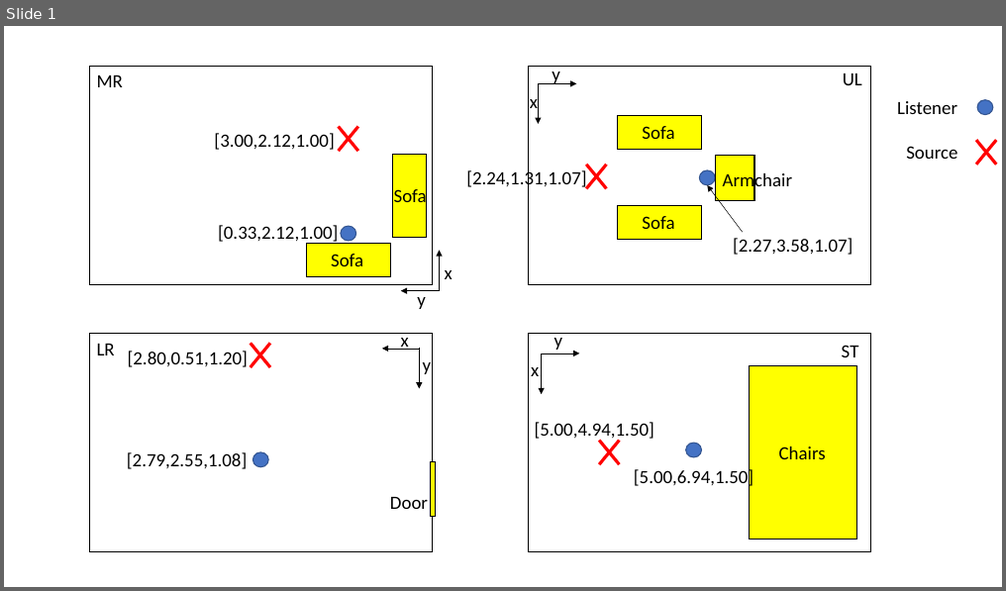
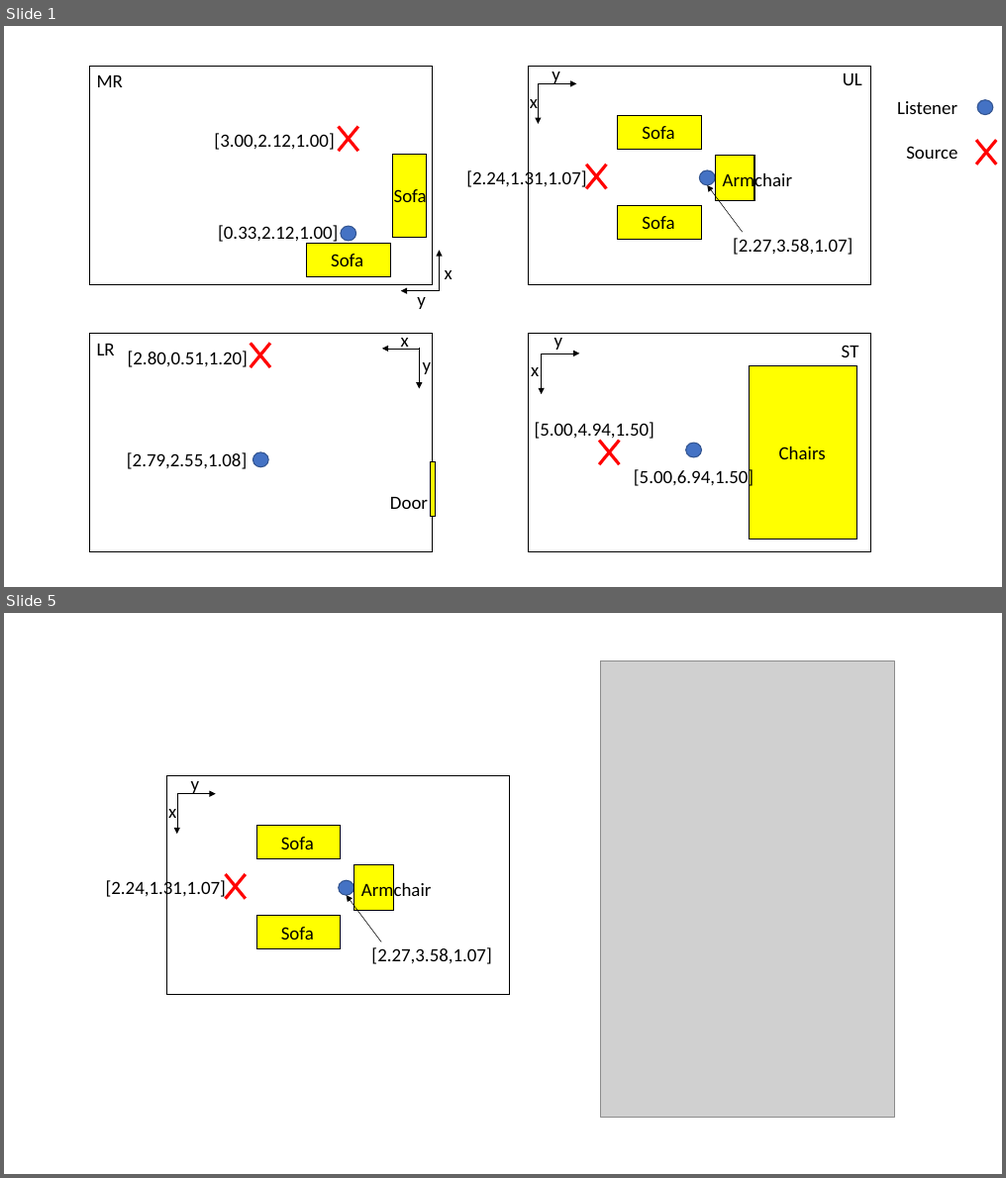
Before and after one commit to Muhammad-Hazimi-Yusri/AVVR-Pipeline-Internship, a slide deck: Positions_in_Rooms.pptx. Shown one above the other, each under a label of ours: slide 1 before the commit, slides 1 and 5 after it; the slides between them are not shown. The pictures are 1006x591 and 1006x1178 pixels, drawn with LibreOffice and Linux fonts; fonts in the diff are those of the drawing; grey boxes stand for pictures. Boxes give left, top, right and bottom in pixels: in the first picture for what was removed or moved away, otherwise in the second. Text is boxed around its words. In the diff, an @@ line names an element or a change of style, - is before the commit and + after.

```diff
--- a/Positions_in_Rooms.pptx
+++ b/Positions_in_Rooms.pptx
@@ slide 5 added at [4,613,1002,1174], background #FFFFFF @@
@@ picture added at [601,662,895,1118] @@
@@ rectangle added at [167,775,510,995], outline #000000 1 pt @@
@@ text added at [191,775,200,794], 18 pt, text #000000 @@
+y
@@ text added at [168,809,176,818], 18 pt, text #000000 @@
+x
@@ arrow added from (177, 793) to (177, 834), #000000 0.5 pt @@
@@ arrow added from (177, 794) to (216, 794), #000000 0.5 pt @@
@@ rectangle added at [257,826,341,860], fill #FFFF00, outline #000000 1 pt @@
@@ text added at [281,837,314,850], 18 pt, text #000000 @@
+Sofa
@@ text added at [106,879,226,900], 18 pt, text #000000 @@
+[2.24,1.31,1.07]
@@ line added from (226, 874) to (245, 899), #FF0000 3 pt @@
@@ line added from (245, 874) to (226, 899), #FF0000 3 pt @@
@@ rectangle added at [354,864,393,910], fill #FFFF00, outline #000000 1 pt @@
@@ ellipse added at [339,880,354,895], fill #4472C4, outline #325491 1 pt @@
@@ arrow added from (381, 943) to (347, 895), #000000 0.5 pt @@
@@ text added at [361,880,431,901], 18 pt, text #000000 @@
+Armchair
@@ rectangle added at [257,916,341,950], fill #FFFF00, outline #000000 1 pt @@
@@ text added at [281,927,314,940], 18 pt, text #000000 @@
+Sofa
@@ text added at [371,948,491,964], 18 pt, text #000000 @@
+[2.27,3.58,1.07]
```
Also in this commit, not shown: 4 other slides added, 40 other files.
